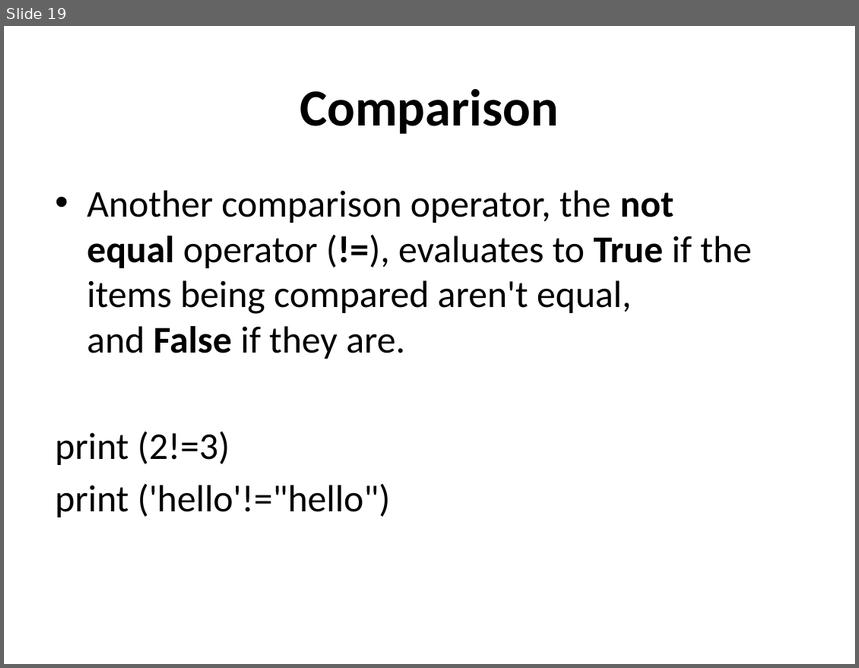
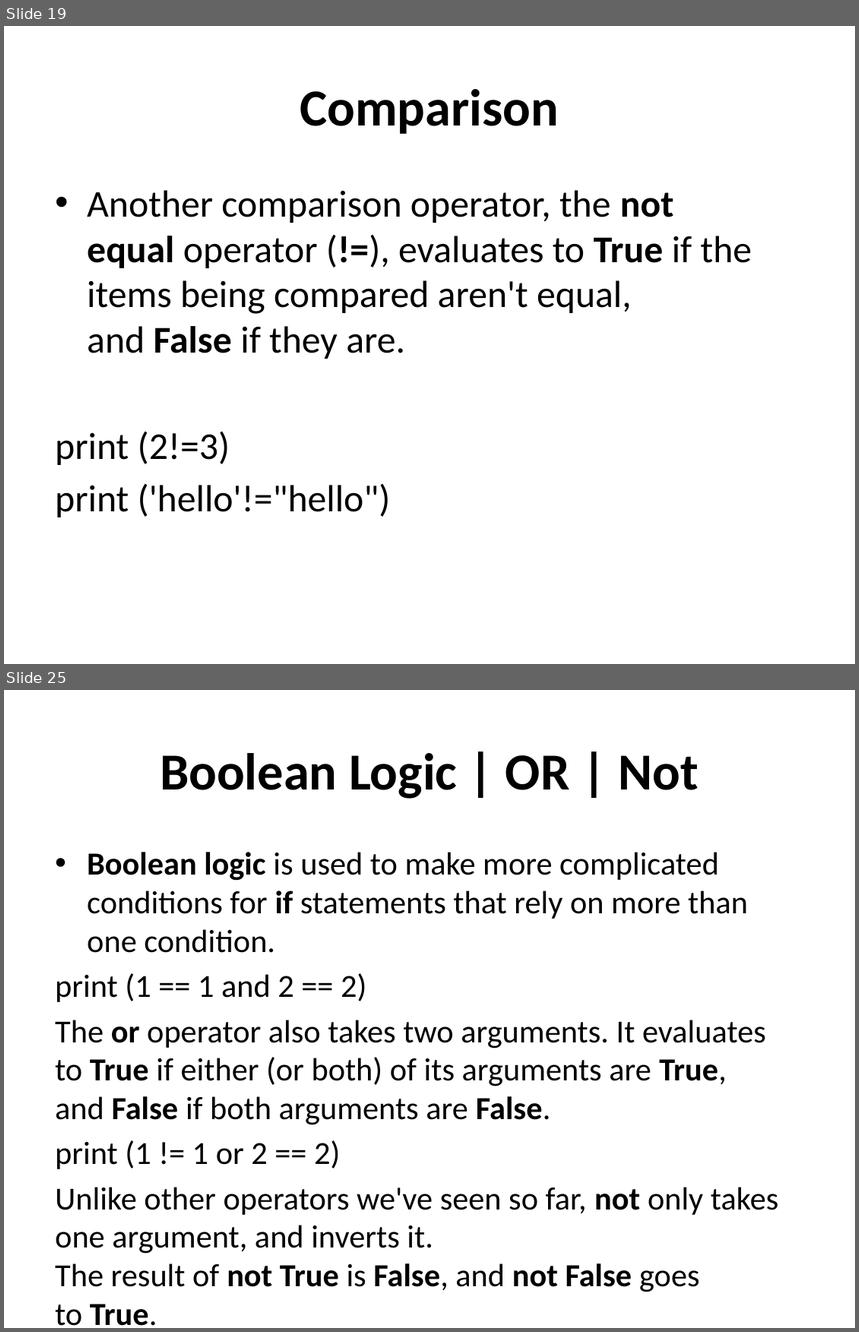
Before and after one commit to sip11/python, a slide deck: What is Python.pptx. Shown one above the other, each under a label of ours: slide 19 before the commit, slides 19 and 25 after it; the slides between them are not shown. The pictures are 859x668 and 859x1332 pixels, drawn with LibreOffice and Linux fonts; fonts in the diff are those of the drawing. Boxes give left, top, right and bottom in pixels: in the first picture for what was removed or moved away, otherwise in the second. Text is boxed around its words. In the diff, an @@ line names an element or a change of style, - is before the commit and + after.

```diff
--- a/What is Python.pptx
+++ b/What is Python.pptx
@@ slide 25 added at (4, 690, 855, 1328), background #FFFFFF @@
@@ title added at (160, 753, 699, 799), 44 pt, text #000000, bold @@
+Boolean Logic | OR | Not
@@ text added at (55, 852, 778, 1326), 27.2 pt, text #000000 @@
+• Boolean logic is used to make more complicated conditions for if statements that rely on more than one condition.
+print (1 == 1 and 2 == 2)
+The or operator also takes two arguments. It evaluates to True if either (or both) of its arguments are True, and False if both arguments are False.
+print (1 != 1 or 2 == 2)
+Unlike other operators we've seen so far, not only takes one argument, and inverts it.
+The result of not True is False, and not False goes to True.
+print (not 1 == 1)
```
Also in this commit, not shown: 1 slide changed, 8 other slides added, 1 slide removed.
